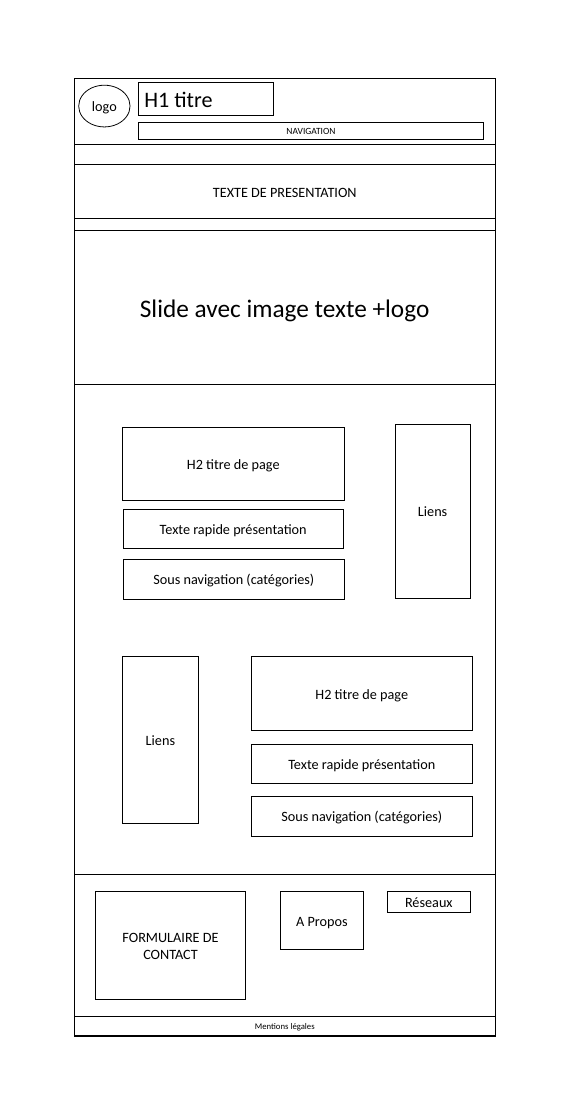
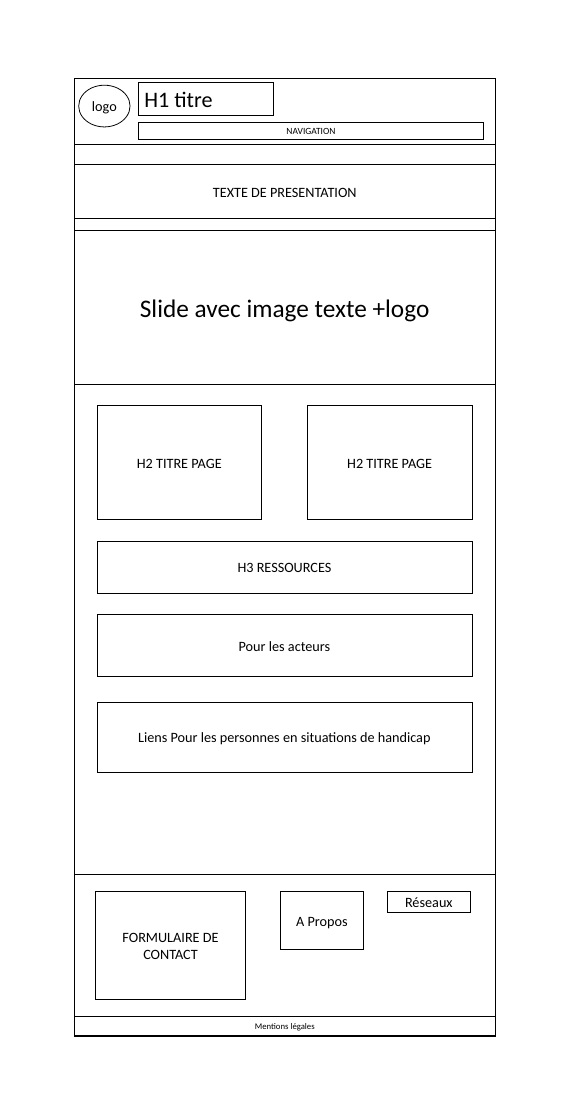
Before and after one commit to Bourg-en-Stress/accessibility, a slide deck: slide 2 of design/wireframe/wireframe.pptx. Drawn at 569x1120 pixels with LibreOffice and Linux fonts; fonts in the diff are those of the drawing. Boxes give left, top, right and bottom in pixels: in the first picture for what was removed or moved away, otherwise in the second. Text is boxed around its words. In the diff, an @@ line names an element or a change of style, - is before the commit and + after.

```diff
--- a/design/wireframe/wireframe.pptx
+++ b/design/wireframe/wireframe.pptx
@@ rectangle "H2 TITRE PAGE": place and size @@
-rectangle "H2 TITRE PAGE" at (123,427,344,501)
+rectangle "H2 TITRE PAGE" at (97,405,262,519)
@@ rectangle "H2 TITRE PAGE": place and size @@
-rectangle "H2 TITRE PAGE" at (251,657,472,730)
+rectangle "H2 TITRE PAGE" at (307,405,472,519)
@@ rectangle removed at (395,424,471,598) @@
-Liens
@@ text in rectangle at (137,458,221,468): text changed @@
-H2 titre de page
+H2 TITRE PAGE
@@ text in rectangle at (347,458,432,468): text changed @@
-H2 titre de page
+H2 TITRE PAGE
@@ rectangle removed at (123,509,343,549) @@
-Texte rapide présentation
@@ rectangle added at (97,541,472,593), outline #000000 1 pt, 18 pt, text #000000 @@
+H3 RESSOURCES
@@ rectangle removed at (123,559,344,599) @@
-Sous navigation (catégories)
@@ rectangle added at (97,615,472,677), outline #000000 1 pt, 18 pt, text #000000 @@
+Pour les acteurs
@@ rectangle removed at (123,657,199,824) @@
-Liens
@@ rectangle added at (97,703,472,772), outline #000000 1 pt, 18 pt, text #000000 @@
+Liens Pour les personnes en situations de handicap
@@ rectangle removed at (251,744,472,784) @@
-Texte rapide présentation
@@ rectangle removed at (251,797,472,836) @@
-Sous navigation (catégories)
```
Also in this commit, not shown: 1 other slide changed, 3 other files.
